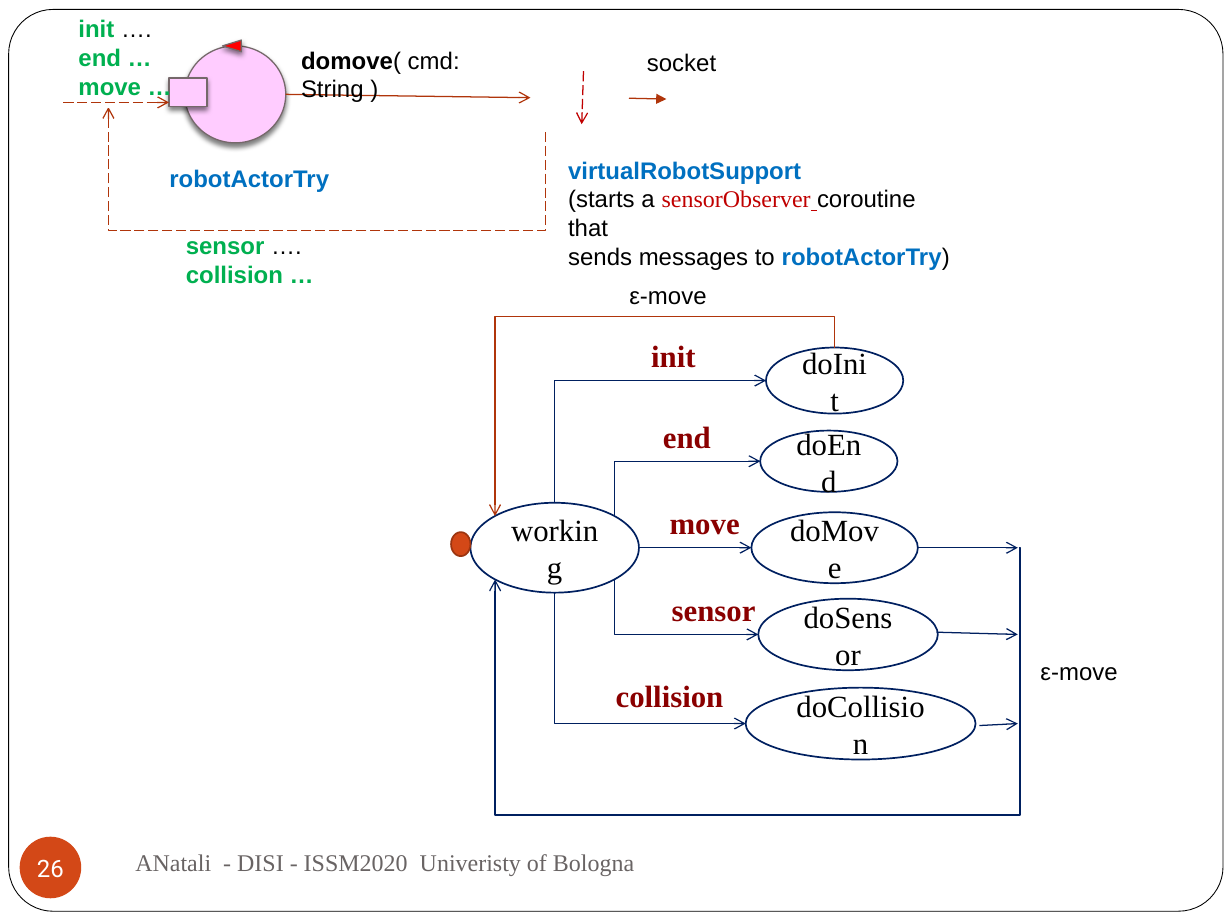
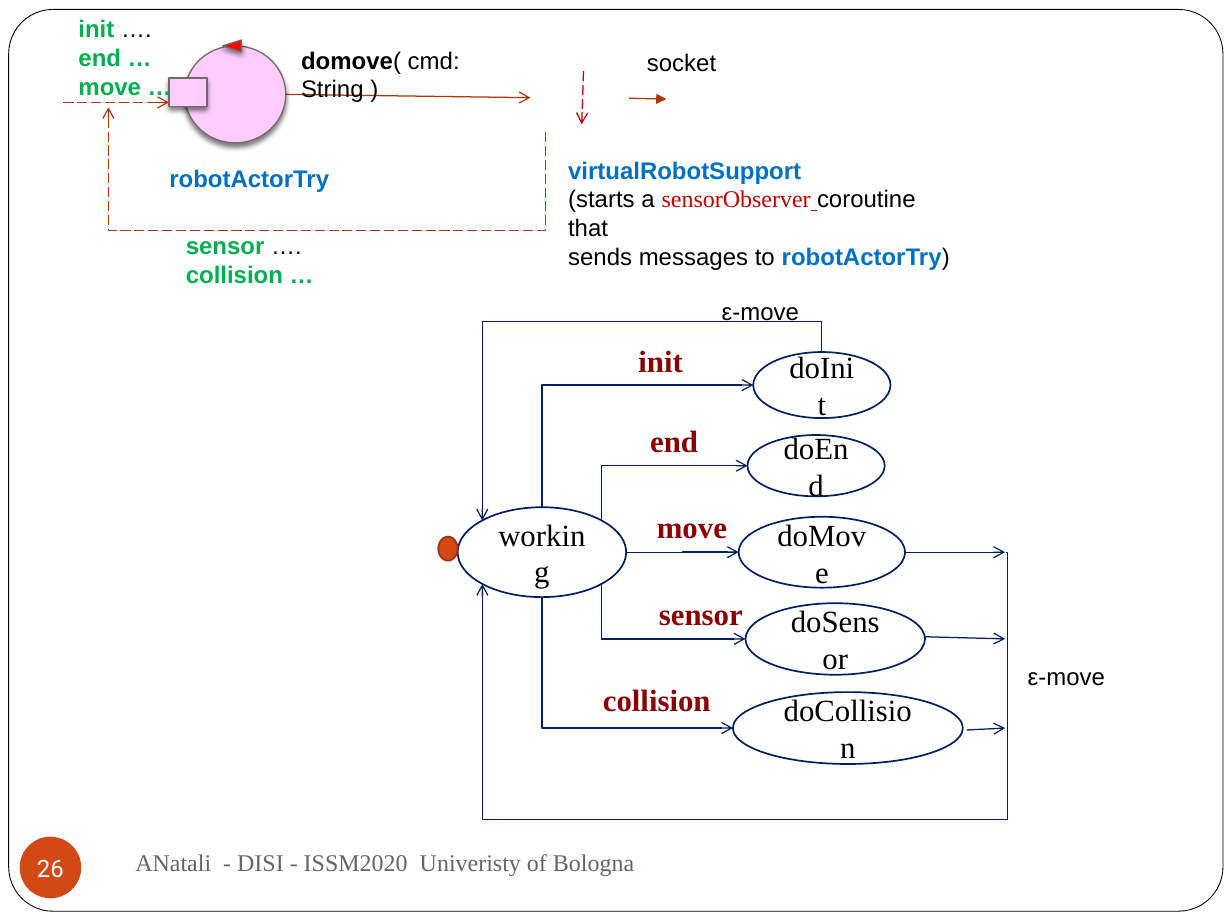
Before and after one commit to anatali/iss2020LabBo, a slide deck: slide 26 of it.unibo.issLabStart/userDocs/ISSM2020.pptx. Drawn at 1232x924 pixels with LibreOffice and Linux fonts; fonts in the diff are those of the drawing; background and template pictures are left out. Boxes give left, top, right and bottom in pixels: in the first picture for what was removed or moved away, otherwise in the second. Text is boxed around its words. In the diff, an @@ line names an element or a change of style, - is before the commit and + after.

```diff
--- a/it.unibo.issLabStart/userDocs/ISSM2020.pptx
+++ b/it.unibo.issLabStart/userDocs/ISSM2020.pptx
@@ text "ε-move": place and size @@
-text "ε-move" at box(629, 291, 706, 305)
+text "ε-move" at box(722, 307, 799, 322)
@@ 4 elbow arrows, 3 ellipses, 3 arrows, 2 texts: place and size @@
-4 elbow arrows, 3 ellipses, 3 arrows, 2 texts at box(451, 317, 1020, 814)
+4 elbow arrows, 3 ellipses, 3 arrows, 2 texts at box(439, 322, 1008, 819)
@@ elbow arrow (822, 352) - (483, 520): stroke #B1360B 0.75 pt to #002060 0.75 pt @@
@@ 4 ellipses, 4 texts, 3 elbow arrows: place and size @@
-4 ellipses, 4 texts, 3 elbow arrows at box(471, 345, 1117, 708)
+4 ellipses, 4 texts, 3 elbow arrows at box(458, 350, 1105, 712)
```
Also in this commit, not shown: 2 other slides changed, 2 slides added, 28 other files.
